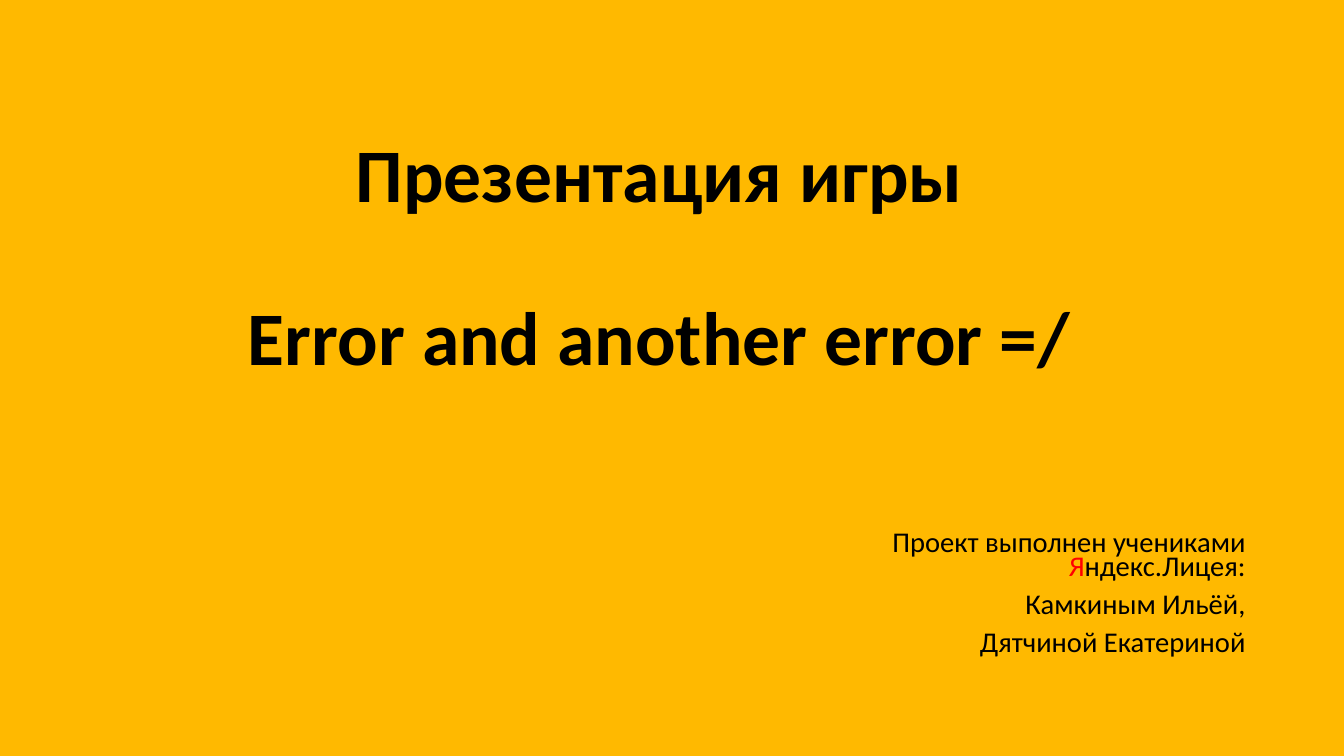
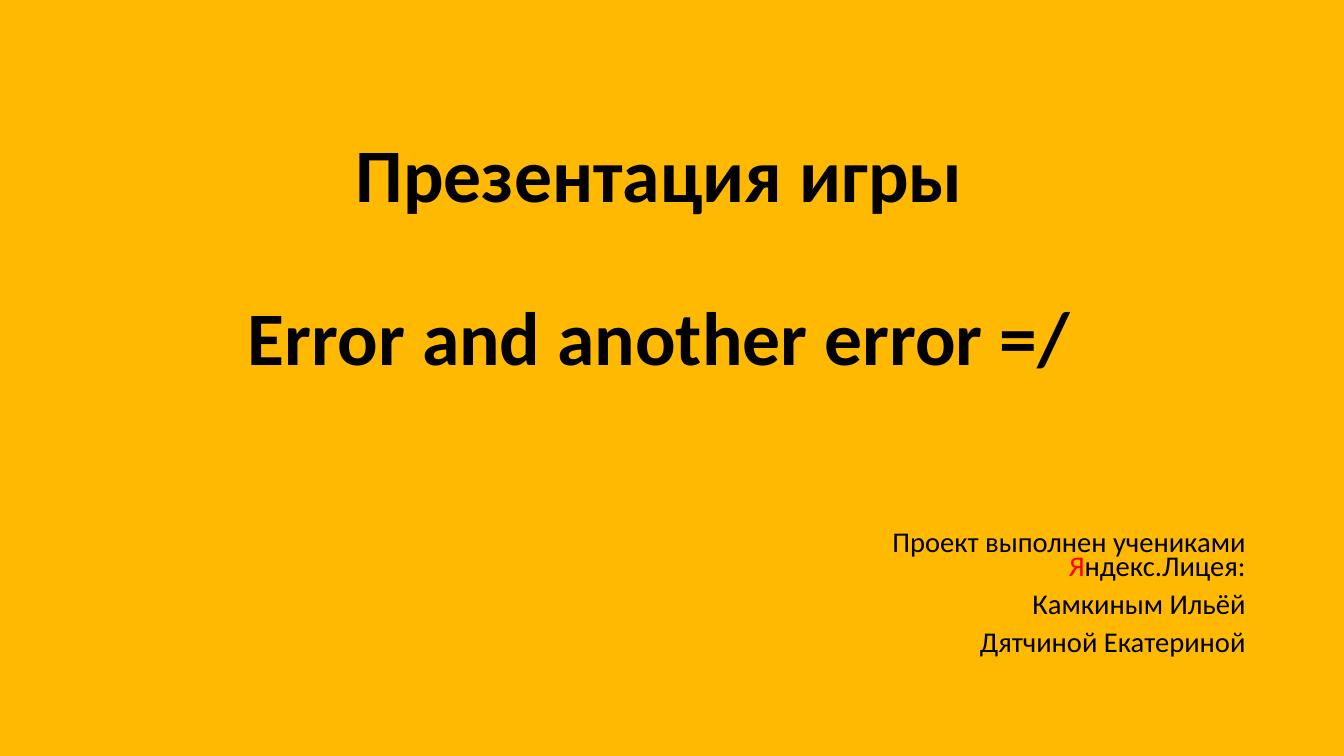
Before and after one commit to MR-Geri/ErrorAndAnotherError, a slide deck: slide 1 of prezentatsia.pptx. Drawn at 1344x756 pixels with LibreOffice and Linux fonts; fonts in the diff are those of the drawing. Boxes give left, top, right and bottom in pixels: in the first picture for what was removed or moved away, otherwise in the second. Text is boxed around its words. In the diff, an @@ line names an element or a change of style, - is before the commit and + after.

```diff
--- a/prezentatsia.pptx
+++ b/prezentatsia.pptx
@@ subtitle at (1032,594,1246,615): text changed @@
-Камкиным Ильёй,
+Камкиным Ильёй
```
Also in this commit, not shown: 2 other slides changed, 2 slides added, 1 slide removed, 3 other files.
